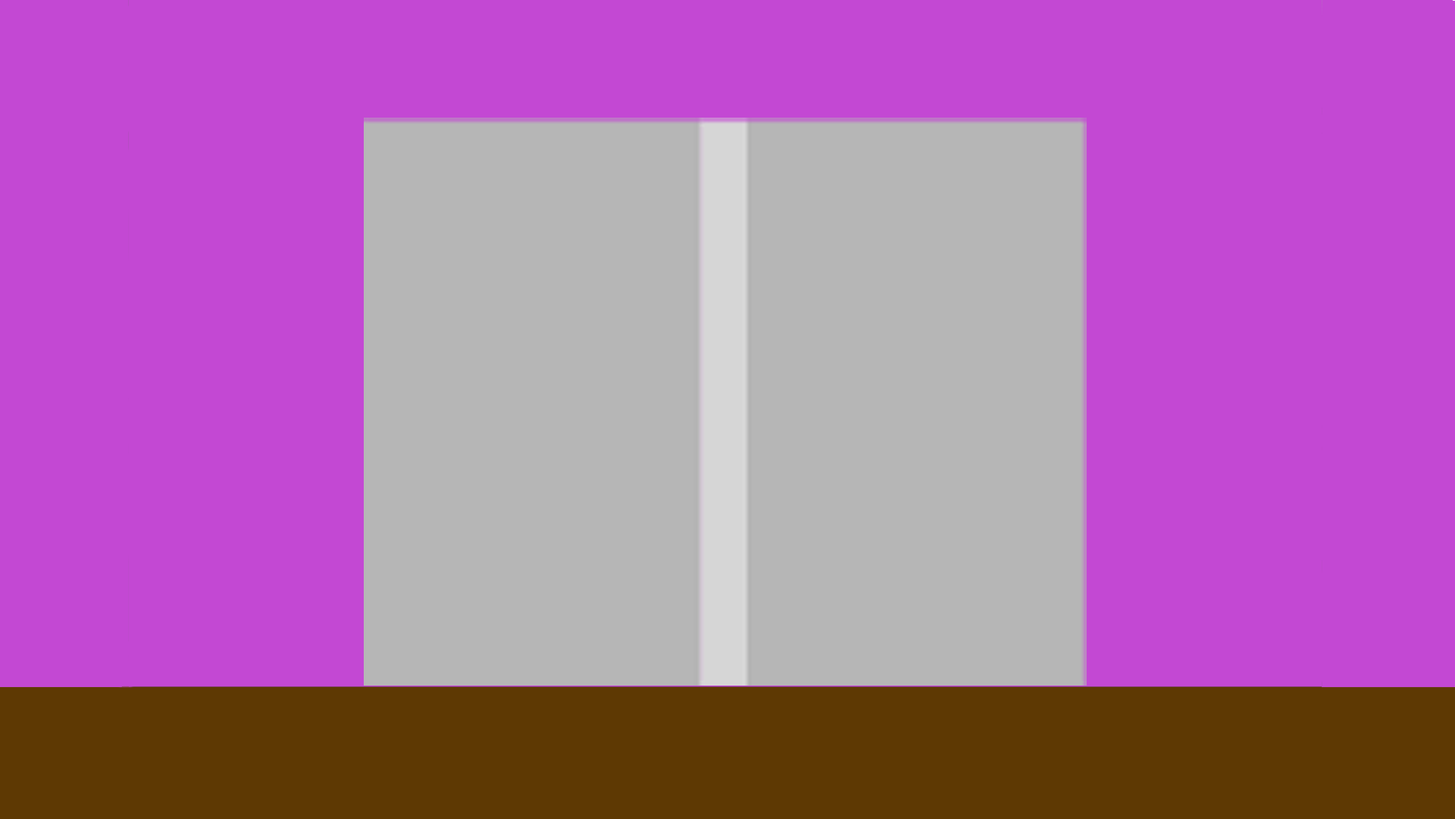
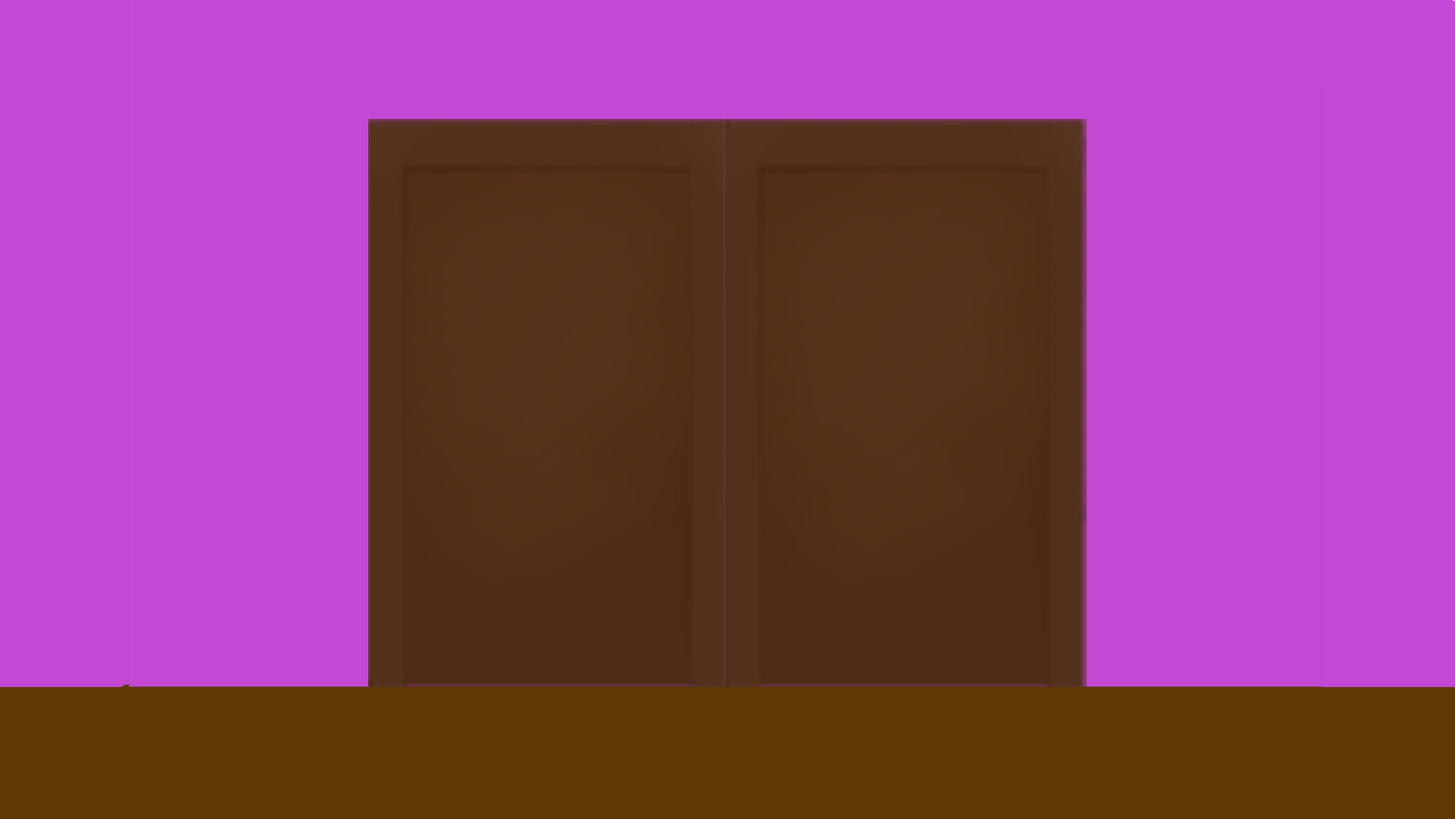
The second 1455x819 image is a revision of the first. Changes to its layers:
added layer "Maindoor copy" above "Maindoor" over <box>725,119,1087,687</box>
added layer "Maindoor" above "Shape 3" over <box>368,119,730,687</box>
hid "Shape 3" (2nd of 2) over <box>118,3,1323,689</box>
